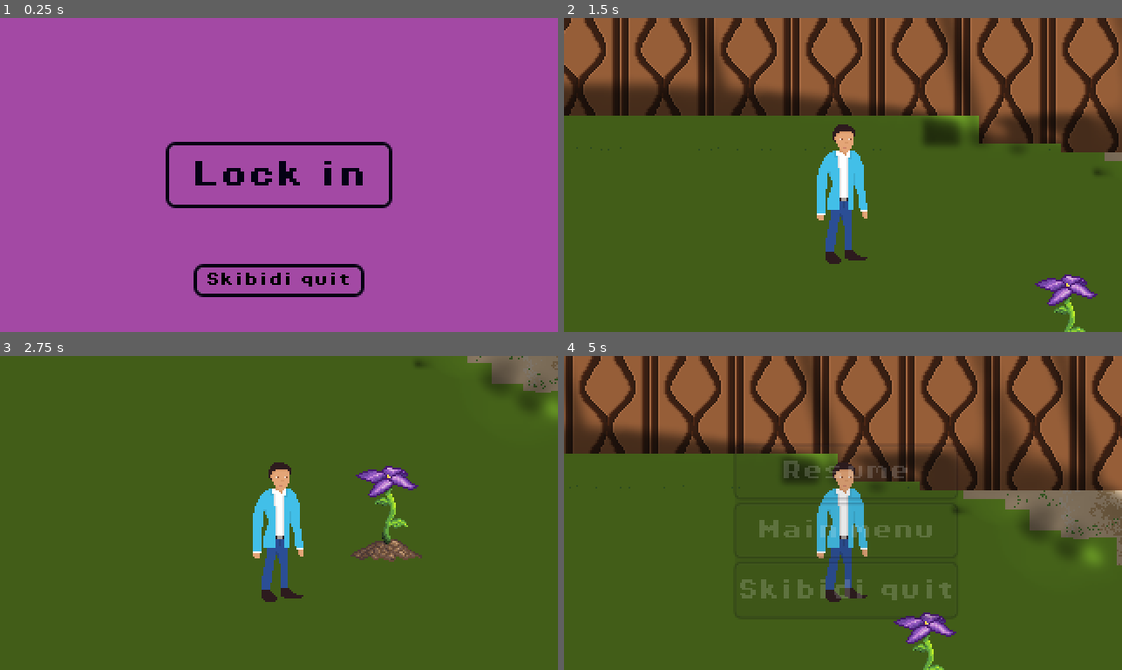
Above: before the commit, frames 1-4 (two rows, left to right).
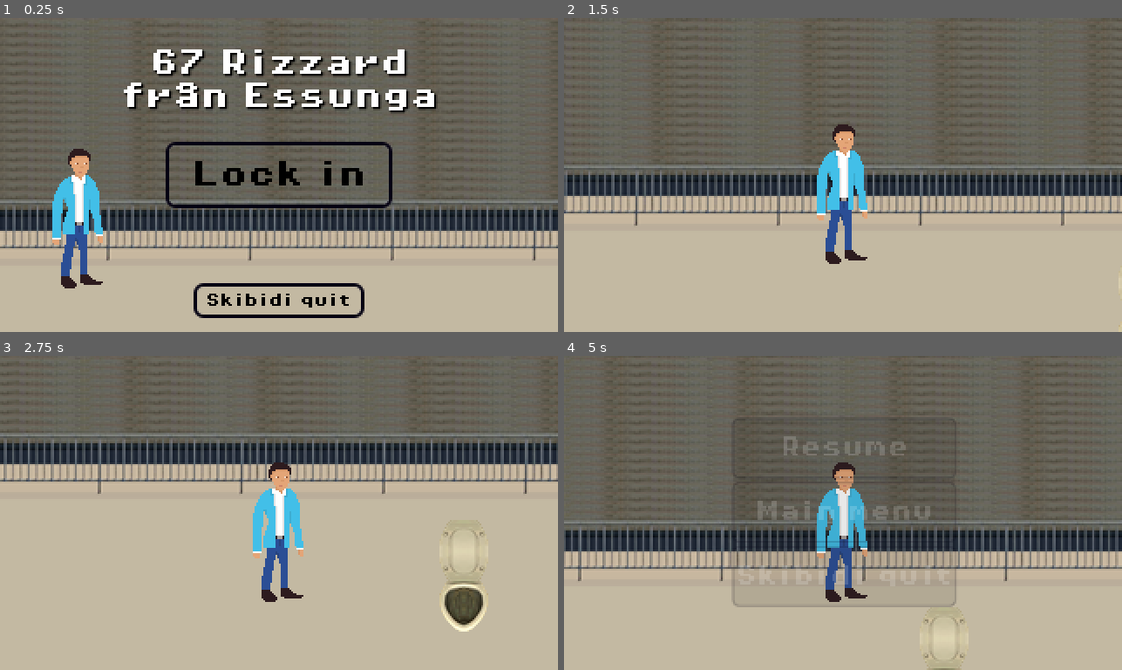
Above: after the commit, the same moments.

Repository: RebeckaWillig/Spelsylt
Game: Godot game, scene res://Scenes/67_Rizzard.tscn
Same seed, same stepped clock (60 frames per second), same inputs: the game is played once before the commit and once after it.
Inputs:
- Up to frame 1 (0.25 s): no input
- Up to frame 2 (1.5 s): click "Lock in" at 0.5 s; tap Enter (ui_accept) at 1.25 s; hold Right (move_right) from 1.28 s (still down); tap E (interact) at 1.35 s
- Up to frame 3 (2.75 s): tap Enter (ui_accept) at 1.52, 2.27 s; release Right (move_right) at 2.03 s; hold Down (move_down) from 2.03 s (still down); tap E (interact) at 2.1 s
- Up to frame 4 (5 s): release Down (move_down) at 2.78 s; hold Right (move_right) 2.78-3.53 s; tap E (interact) at 2.85, 3.6, 4.35 s; hold W (move_up) 3.53-4.28 s; tap Enter (ui_accept) at 3.77, 4.52 s; hold Left (move_left) from 4.28 s (still down); tap Escape (escape) at 4.9 s

The runs differ from the first frame. In frame 1, 98% of the frame differs, in the area x 0-100%, y 0-100%; in frame 2, 98%; in frame 3, 97%; in frame 4, 97%.

Commit message:
Skibidi toilet animation

Diff:
--- a/67_Rizzard/Scenes/67_Rizzard.tscn
+++ b/67_Rizzard/Scenes/67_Rizzard.tscn
@@ -1,12 +1,13 @@
-[gd_scene load_steps=11 format=3 uid="uid://bnfdv5buugn7x"]
+[gd_scene load_steps=16 format=3 uid="uid://bnfdv5buugn7x"]
 
 [ext_resource type="Script" uid="uid://cnasi1w5dn54x" path="res://Scripts/67_Rizzard.gd" id="1_c3kur"]
 [ext_resource type="PackedScene" uid="uid://ds2i6x1rjyxbi" path="res://Scenes/main_menu.tscn" id="2_jyn26"]
 [ext_resource type="PackedScene" uid="uid://d0c75cj2hajel" path="res://Scenes/player.tscn" id="3_ctpxx"]
 [ext_resource type="PackedScene" uid="uid://d01yg0lqd51vr" path="res://Scenes/bench.tscn" id="4_j5na4"]
 [ext_resource type="PackedScene" uid="uid://dufd4qvhdh14w" path="res://Scenes/pause_menu.tscn" id="5_irttw"]
-[ext_resource type="Texture2D" uid="uid://do384tdgw2syb" path="res://Assets/Sprites/background.png" id="6_c3kur"]
+[ext_resource type="Texture2D" uid="uid://dhq2r18ckppy6" path="res://Assets/Sprites/background2.png" id="7_ctpxx"]
 [ext_resource type="PackedScene" uid="uid://lofb48hdus6c" path="res://Scenes/flower.tscn" id="7_jyn26"]
+[ext_resource type="PackedScene" uid="uid://cuvpnhqkkf1ms" path="res://Scenes/skibidi.tscn" id="8_ctpxx"]
 
 [sub_resource type="Animation" id="Animation_fd4e3"]
 length = 0.001
@@ -45,19 +46,31 @@
 &"zoom": SubResource("Animation_f1ek2")
 }
 
+[sub_resource type="RectangleShape2D" id="RectangleShape2D_ctpxx"]
+size = Vector2(162, 259.5)
+
+[sub_resource type="RectangleShape2D" id="RectangleShape2D_j5na4"]
+size = Vector2(162, 259.5)
+
+[sub_resource type="RectangleShape2D" id="RectangleShape2D_jyn26"]
+size = Vector2(2019, 259.5)
+
+[sub_resource type="RectangleShape2D" id="RectangleShape2D_irttw"]
+size = Vector2(2023, 259.5)
+
 [node name="67_Rizzard" type="Node"]
 script = ExtResource("1_c3kur")
 main_menu_scene = ExtResource("2_jyn26")
 
 [node name="player" parent="." instance=ExtResource("3_ctpxx")]
-z_index = 2
-position = Vector2(-1133, 84)
+z_index = -1
+position = Vector2(330, 850)
 
 [node name="Camera2D" type="Camera2D" parent="player"]
 position = Vector2(0, -13)
 
 [node name="bench" parent="." instance=ExtResource("4_j5na4")]
-position = Vector2(-1378, 165)
+position = Vector2(809, 927)
 
 [node name="Camera2D" type="Camera2D" parent="bench"]
 enabled = false
@@ -80,13 +93,41 @@
 [node name="MainMenu" parent="CanvasLayer2" instance=ExtResource("2_jyn26")]
 
 [node name="Background" type="Node2D" parent="."]
+z_index = -100
 
 [node name="Background" type="Sprite2D" parent="Background"]
 z_index = -100
-position = Vector2(-1263, 148.5)
-texture = ExtResource("6_c3kur")
+position = Vector2(1132, 847)
+texture = ExtResource("7_ctpxx")
+
+[node name="hitboxleft" type="StaticBody2D" parent="Background"]
+
+[node name="CollisionShape2D" type="CollisionShape2D" parent="Background/hitboxleft"]
+position = Vector2(229, 847)
+shape = SubResource("RectangleShape2D_ctpxx")
+
+[node name="hitboxright" type="StaticBody2D" parent="Background"]
+
+[node name="CollisionShape2D" type="CollisionShape2D" parent="Background/hitboxright"]
+position = Vector2(2039, 866)
+shape = SubResource("RectangleShape2D_j5na4")
+
+[node name="hitboxtop" type="StaticBody2D" parent="Background"]
+
+[node name="CollisionShape2D" type="CollisionShape2D" parent="Background/hitboxtop"]
+position = Vector2(1135.5, 732)
+shape = SubResource("RectangleShape2D_jyn26")
+
+[node name="hitboxbottom" type="StaticBody2D" parent="Background"]
+
+[node name="CollisionShape2D" type="CollisionShape2D" parent="Background/hitboxbottom"]
+position = Vector2(1132, 1060)
+shape = SubResource("RectangleShape2D_irttw")
 
 [node name="flower" parent="." instance=ExtResource("7_jyn26")]
-position = Vector2(-980, 157)
+position = Vector2(1018, 903)
+
+[node name="skibidi" parent="." instance=ExtResource("8_ctpxx")]
+position = Vector2(526, 913)
 
 [connection signal="timeout" from="Timer" to="." method="_on_timer_timeout"]
--- a/67_Rizzard/Scenes/flower.tscn
+++ b/67_Rizzard/Scenes/flower.tscn
@@ -474,7 +474,7 @@
 }]
 
 [sub_resource type="RectangleShape2D" id="RectangleShape2D_88g82"]
-size = Vector2(44, 49)
+size = Vector2(72, 52)
 
 [sub_resource type="RectangleShape2D" id="RectangleShape2D_hbmji"]
 size = Vector2(38, 10)
@@ -496,7 +496,7 @@
 animation = &"day2"
 
 [node name="CollisionShape2D" type="CollisionShape2D" parent="."]
-position = Vector2(14, 24.5)
+position = Vector2(0, 21)
 shape = SubResource("RectangleShape2D_88g82")
 
 [node name="hitbox" type="StaticBody2D" parent="."]
--- a/67_Rizzard/Scenes/main_menu.tscn
+++ b/67_Rizzard/Scenes/main_menu.tscn
@@ -1,11 +1,33 @@
-[gd_scene load_steps=9 format=3 uid="uid://ds2i6x1rjyxbi"]
+[gd_scene load_steps=13 format=3 uid="uid://ds2i6x1rjyxbi"]
 
 [ext_resource type="Script" uid="uid://3n5pba6edtxh" path="res://Scripts/main_menu.gd" id="1_1ehe0"]
-[ext_resource type="Texture2D" uid="uid://6colkxksldmu" path="res://Assets/Sprites/mainmenu.png" id="2_1ehe0"]
+[ext_resource type="Texture2D" uid="uid://dhq2r18ckppy6" path="res://Assets/Sprites/background2.png" id="2_ce3w2"]
+[ext_resource type="Texture2D" uid="uid://c2f1fabalbqjx" path="res://Assets/Sprites/Rizzard.png" id="3_ce3w2"]
 [ext_resource type="FontFile" uid="uid://djy8vr5snm1km" path="res://Assets/Fonts/PixelOperator8-Bold.ttf" id="3_n45e2"]
 
 [sub_resource type="StyleBoxTexture" id="StyleBoxTexture_erv1k"]
-texture = ExtResource("2_1ehe0")
+
+[sub_resource type="AtlasTexture" id="AtlasTexture_n45e2"]
+atlas = ExtResource("3_ce3w2")
+region = Rect2(0, 0, 40, 80)
+
+[sub_resource type="AtlasTexture" id="AtlasTexture_opfnp"]
+atlas = ExtResource("3_ce3w2")
+region = Rect2(40, 0, 40, 80)
+
+[sub_resource type="SpriteFrames" id="SpriteFrames_cp0ys"]
+animations = [{
+"frames": [{
+"duration": 1.0,
+"texture": SubResource("AtlasTexture_n45e2")
+}, {
+"duration": 1.0,
+"texture": SubResource("AtlasTexture_opfnp")
+}],
+"loop": true,
+"name": &"default",
+"speed": 2.0
+}]
 
 [sub_resource type="StyleBoxFlat" id="StyleBoxFlat_ce3w2"]
 bg_color = Color(0.6, 0.6, 0.6, 0)
@@ -83,6 +105,34 @@
 theme_override_styles/panel = SubResource("StyleBoxTexture_erv1k")
 metadata/_edit_use_anchors_ = true
 
+[node name="Sprite2D" type="Sprite2D" parent="Panel"]
+position = Vector2(62, 120)
+texture = ExtResource("2_ce3w2")
+
+[node name="Rizzard" type="AnimatedSprite2D" parent="Panel"]
+position = Vector2(43, 115)
+sprite_frames = SubResource("SpriteFrames_cp0ys")
+
+[node name="Title" type="VBoxContainer" parent="."]
+layout_mode = 1
+anchors_preset = -1
+anchor_top = 0.10977778
+anchor_right = 1.0
+anchor_bottom = 0.28577778
+grow_horizontal = 0
+grow_vertical = 2
+theme_override_constants/separation = 9
+metadata/_edit_use_anchors_ = true
+
+[node name="Label" type="Label" parent="Title"]
+layout_mode = 2
+theme_override_colors/font_shadow_color = Color(0, 0, 0, 1)
+theme_override_fonts/font = ExtResource("3_n45e2")
+theme_override_font_sizes/font_size = 16
+text = "67 Rizzard
+från Essunga"
+horizontal_alignment = 1
+
 [node name="VBoxContainer" type="VBoxContainer" parent="."]
 layout_mode = 1
 anchors_preset = -1
@@ -98,10 +148,10 @@
 [node name="ButtonStart" type="Button" parent="VBoxContainer"]
 layout_mode = 2
 size_flags_vertical = 3
-theme_override_colors/font_color = Color(0.015686275, 0.003921569, 0.078431375, 1)
-theme_override_colors/font_focus_color = Color(0, 0, 0, 1)
-theme_override_colors/font_pressed_color = Color(0, 0, 0, 1)
-theme_override_colors/font_hover_color = Color(0, 0, 0, 1)
+theme_override_colors/font_color = Color(0, 0, 0, 1)
+theme_override_colors/font_focus_color = Color(1, 1, 1, 1)
+theme_override_colors/font_pressed_color = Color(1, 1, 1, 1)
+theme_override_colors/font_hover_color = Color(1, 1, 1, 1)
 theme_override_fonts/font = ExtResource("3_n45e2")
 theme_override_font_sizes/font_size = 16
 theme_override_styles/normal = SubResource("StyleBoxFlat_ce3w2")
@@ -114,9 +164,9 @@
 layout_mode = 1
 anchors_preset = -1
 anchor_left = 0.35
-anchor_top = 0.7861111
+anchor_top = 0.85
 anchor_right = 0.65
-anchor_bottom = 0.88055557
+anchor_bottom = 0.95
 grow_horizontal = 0
 grow_vertical = 2
 theme_override_constants/separation = 9
--- a/67_Rizzard/Scenes/pause_menu.tscn
+++ b/67_Rizzard/Scenes/pause_menu.tscn
@@ -147,10 +147,10 @@
 modulate = Color(1, 1, 1, 0)
 layout_mode = 1
 anchors_preset = -1
-anchor_left = 0.40329856
-anchor_top = 0.28395063
-anchor_right = 0.60505635
-anchor_bottom = 0.72665894
+anchor_left = 0.4
+anchor_top = 0.2
+anchor_right = 0.6
+anchor_bottom = 0.7
 offset_right = 43.041656
 offset_bottom = 53.125
 grow_horizontal = 2
--- a/67_Rizzard/Scenes/player.tscn
+++ b/67_Rizzard/Scenes/player.tscn
@@ -43,7 +43,7 @@
 script = ExtResource("1_6t5aa")
 
 [node name="body" type="AnimatedSprite2D" parent="."]
-z_index = 1
+z_index = -1
 position = Vector2(-2, -2)
 sprite_frames = SubResource("SpriteFrames_3smsa")
 
@@ -63,5 +63,4 @@
 [node name="eating" type="AudioStreamPlayer" parent="."]
 bus = &"Eating"
 
-[connection signal="animation_finished" from="body" to="." method="_on_body_animation_finished"]
 [connection signal="timeout" from="Timer" to="." method="_on_timer_timeout"]
--- /dev/null
+++ b/67_Rizzard/Scenes/skibidi.tscn
@@ -0,0 +1,194 @@
+[gd_scene load_steps=24 format=3 uid="uid://cuvpnhqkkf1ms"]
+
+[ext_resource type="Script" uid="uid://lkse7uih36qf" path="res://Scripts/skibidi.gd" id="1_wel2w"]
+[ext_resource type="Texture2D" uid="uid://40h8kly5mj3d" path="res://Assets/Sprites/skibidi.png" id="2_yl4v2"]
+
+[sub_resource type="AtlasTexture" id="AtlasTexture_wel2w"]
+atlas = ExtResource("2_yl4v2")
+region = Rect2(0, 0, 32, 64)
+
+[sub_resource type="AtlasTexture" id="AtlasTexture_yl4v2"]
+atlas = ExtResource("2_yl4v2")
+region = Rect2(32, 0, 32, 64)
+
+[sub_resource type="AtlasTexture" id="AtlasTexture_nfvu6"]
+atlas = ExtResource("2_yl4v2")
+region = Rect2(64, 0, 32, 64)
+
+[sub_resource type="AtlasTexture" id="AtlasTexture_f8xgj"]
+atlas = ExtResource("2_yl4v2")
+region = Rect2(96, 0, 32, 64)
+
+[sub_resource type="AtlasTexture" id="AtlasTexture_7keql"]
+atlas = ExtResource("2_yl4v2")
+region = Rect2(128, 0, 32, 64)
+
+[sub_resource type="AtlasTexture" id="AtlasTexture_q4mhw"]
+atlas = ExtResource("2_yl4v2")
+region = Rect2(160, 0, 32, 64)
+
+[sub_resource type="AtlasTexture" id="AtlasTexture_1wtak"]
+atlas = ExtResource("2_yl4v2")
+region = Rect2(192, 0, 32, 64)
+
+[sub_resource type="AtlasTexture" id="AtlasTexture_06pqm"]
+atlas = ExtResource("2_yl4v2")
+region = Rect2(224, 0, 32, 64)
+
+[sub_resource type="AtlasTexture" id="AtlasTexture_dpq2n"]
+atlas = ExtResource("2_yl4v2")
+region = Rect2(256, 0, 32, 64)
+
+[sub_resource type="AtlasTexture" id="AtlasTexture_p1js6"]
+atlas = ExtResource("2_yl4v2")
+region = Rect2(288, 0, 32, 64)
+
+[sub_resource type="AtlasTexture" id="AtlasTexture_pgfgr"]
+atlas = ExtResource("2_yl4v2")
+region = Rect2(320, 0, 32, 64)
+
+[sub_resource type="AtlasTexture" id="AtlasTexture_e3w1m"]
+atlas = ExtResource("2_yl4v2")
+region = Rect2(352, 0, 32, 64)
+
+[sub_resource type="AtlasTexture" id="AtlasTexture_4nk14"]
+atlas = ExtResource("2_yl4v2")
+region = Rect2(384, 0, 32, 64)
+
+[sub_resource type="AtlasTexture" id="AtlasTexture_o3id2"]
+atlas = ExtResource("2_yl4v2")
+region = Rect2(416, 0, 32, 64)
+
+[sub_resource type="AtlasTexture" id="AtlasTexture_squ31"]
+atlas = ExtResource("2_yl4v2")
+region = Rect2(448, 0, 32, 64)
+
+[sub_resource type="AtlasTexture" id="AtlasTexture_bdyf1"]
+atlas = ExtResource("2_yl4v2")
+region = Rect2(480, 0, 32, 64)
+
+[sub_resource type="AtlasTexture" id="AtlasTexture_lshtk"]
+atlas = ExtResource("2_yl4v2")
+region = Rect2(512, 0, 32, 64)
+
+[sub_resource type="AtlasTexture" id="AtlasTexture_8o5wf"]
+atlas = ExtResource("2_yl4v2")
+region = Rect2(544, 0, 32, 64)
+
+[sub_resource type="SpriteFrames" id="SpriteFrames_2lx3i"]
+animations = [{
+"frames": [{
+"duration": 1.0,
+"texture": SubResource("AtlasTexture_wel2w")
+}],
+"loop": true,
+"name": &"default",
+"speed": 5.0
+}, {
+"frames": [{
+"duration": 1.0,
+"texture": SubResource("AtlasTexture_yl4v2")
+}, {
+"duration": 1.0,
+"texture": SubResource("AtlasTexture_nfvu6")
+}, {
+"duration": 1.0,
+"texture": SubResource("AtlasTexture_f8xgj")
+}, {
+"duration": 1.0,
+"texture": SubResource("AtlasTexture_7keql")
+}, {
+"duration": 1.0,
+"texture": SubResource("AtlasTexture_q4mhw")
+}, {
+"duration": 1.0,
+"texture": SubResource("AtlasTexture_1wtak")
+}, {
+"duration": 1.0,
+"texture": SubResource("AtlasTexture_06pqm")
+}, {
+"duration": 1.0,
+"texture": SubResource("AtlasTexture_dpq2n")
+}, {
+"duration": 1.0,
+"texture": SubResource("AtlasTexture_p1js6")
+}, {
+"duration": 1.0,
+"texture": SubResource("AtlasTexture_pgfgr")
+}, {
+"duration": 1.0,
+"texture": SubResource("AtlasTexture_e3w1m")
+}, {
+"duration": 1.0,
+"texture": SubResource("AtlasTexture_4nk14")
+}, {
+"duration": 1.0,
+"texture": SubResource("AtlasTexture_o3id2")
+}, {
+"duration": 1.0,
+"texture": SubResource("AtlasTexture_squ31")
+}, {
+"duration": 1.0,
+"texture": SubResource("AtlasTexture_bdyf1")
+}, {
+"duration": 1.0,
+"texture": SubResource("AtlasTexture_lshtk")
+}, {
+"duration": 1.0,
+"texture": SubResource("AtlasTexture_8o5wf")
+}, {
+"duration": 1.0,
+"texture": SubResource("AtlasTexture_pgfgr")
+}, {
+"duration": 1.0,
+"texture": SubResource("AtlasTexture_e3w1m")
+}, {
+"duration": 1.0,
+"texture": SubResource("AtlasTexture_4nk14")
+}, {
+"duration": 1.0,
+"texture": SubResource("AtlasTexture_o3id2")
+}, {
+"duration": 1.0,
+"texture": SubResource("AtlasTexture_squ31")
+}, {
+"duration": 1.0,
+"texture": SubResource("AtlasTexture_bdyf1")
+}, {
+"duration": 1.0,
+"texture": SubResource("AtlasTexture_lshtk")
+}, {
+"duration": 1.0,
+"texture": SubResource("AtlasTexture_8o5wf")
+}],
+"loop": false,
+"name": &"skibidi",
+"speed": 24.0
+}]
+
+[sub_resource type="RectangleShape2D" id="RectangleShape2D_wel2w"]
+size = Vector2(66, 65)
+
+[sub_resource type="RectangleShape2D" id="RectangleShape2D_yl4v2"]
+size = Vector2(34, 31)
+
+[node name="skibidi" type="Area2D"]
+script = ExtResource("1_wel2w")
+
+[node name="toilet" type="AnimatedSprite2D" parent="."]
+sprite_frames = SubResource("SpriteFrames_2lx3i")
+animation = &"skibidi"
+
+[node name="CollisionShape2D" type="CollisionShape2D" parent="."]
+position = Vector2(0, -5.5)
+shape = SubResource("RectangleShape2D_wel2w")
+
+[node name="hitbox" type="StaticBody2D" parent="."]
+
+[node name="CollisionShape2D" type="CollisionShape2D" parent="hitbox"]
+position = Vector2(0, 17.5)
+shape = SubResource("RectangleShape2D_yl4v2")
+
+[connection signal="body_entered" from="." to="." method="_on_body_entered"]
+[connection signal="body_exited" from="." to="." method="_on_body_exited"]
+[connection signal="animation_finished" from="toilet" to="." method="_on_toilet_animation_finished"]
--- /dev/null
+++ b/67_Rizzard/Scripts/gamestate.gd
@@ -0,0 +1,3 @@
+extends Node
+
+var input_enabled = false
--- a/67_Rizzard/Scripts/main_menu.gd
+++ b/67_Rizzard/Scripts/main_menu.gd
@@ -1,6 +1,10 @@
 extends Control
 
+func _ready() -> void:
+	$Panel/Rizzard.play("default")
+
 func _on_start_pressed() -> void:
+	Gamestate.input_enabled = true
 	queue_free()
 
 func _on_exit_pressed() -> void:
--- a/67_Rizzard/Scripts/pause_menu.gd
+++ b/67_Rizzard/Scripts/pause_menu.gd
@@ -5,15 +5,15 @@
 	get_tree().paused = false
 	animation_player.play("RESET")
 
-func resume():
+func resume() -> void:
 	get_tree().paused = false
 	animation_player.play_backwards("blur")
 
-func pause():
+func pause() -> void:
 	get_tree().paused = true
 	animation_player.play("blur")
 
-func testEsc():
+func testEsc() -> void:
 	if get_tree().get_root().find_child("MainMenu", true, false) != null:
 		return
 	if Input.is_action_just_pressed("escape") and !get_tree().paused:
--- a/67_Rizzard/Scripts/player.gd
+++ b/67_Rizzard/Scripts/player.gd
@@ -1,16 +1,20 @@
 extends CharacterBody2D
 const DEBUG_MODE = false
 const SPEED = 120
+const START_POSITION = Vector2(330, 850)
 var timeout = false
 var animation_finished = true
 signal interaction
 
 func _ready() -> void:
+	position = START_POSITION
 	$body.play("default")
 	for i in get_tree().get_nodes_in_group("interactable"):
 		pass
 
 func _process(_delta: float) -> void:
+	if not Gamestate.input_enabled:
+		return
 	var interacted = Input.is_action_just_pressed("interact")
 	if interacted:
 		interaction.emit()
@@ -20,6 +24,8 @@
 	move_and_slide()
 
 func get_movement() -> void:
+	if not Gamestate.input_enabled:
+		return
 	var direction_x = Input.get_axis("move_left","move_right")
 	var direction_y = Input.get_axis("move_up","move_down")
 	var local_direction = Vector2(direction_x,direction_y).normalized()
--- /dev/null
+++ b/67_Rizzard/Scripts/skibidi.gd
@@ -0,0 +1,26 @@
+extends Area2D
+var in_player = false
+
+func _ready() -> void:
+	get_node("../player").interaction.connect(_on_interaction)
+	$toilet.play("default")
+
+func _on_interaction() -> void:
+	if in_player:
+		print("Player interacts with " + self.name)
+		Gamestate.input_enabled = false
+		$toilet.play("skibidi")
+
+func _on_body_entered(body: Node2D) -> void:
+	if body.name == "player":
+		print("Player is in " + self.name)
+		in_player = true
+
+func _on_body_exited(body: Node2D) -> void:
+	if body.name == "player":
+		print("Player has left " + self.name)
+		in_player = false
+
+func _on_toilet_animation_finished() -> void:
+	Gamestate.input_enabled = true
+	$toilet.play("default")
--- a/67_Rizzard/project.godot
+++ b/67_Rizzard/project.godot
@@ -22,6 +22,7 @@
 [autoload]
 
 Music="*res://Scenes/music.tscn"
+Gamestate="*res://Scripts/gamestate.gd"
 
 [display]
 
Binary file changed: 67_Rizzard/Assets/Sprites/background.aseprite
Binary file changed: 67_Rizzard/Assets/Sprites/background.png
Binary file added: 67_Rizzard/Assets/Sprites/background2.aseprite
Binary file added: 67_Rizzard/Assets/Sprites/background2.png
Not shown, added: 67_Rizzard/Assets/Sprites/background2.png.import
Binary file added: 67_Rizzard/Assets/Sprites/skibidi.aseprite
Binary file added: 67_Rizzard/Assets/Sprites/skibidi.png
Not shown, added: 67_Rizzard/Assets/Sprites/skibidi.png.import
Binary file added: 67_Rizzard/Assets/Sprites/skibiditoilet.png
Not shown, added: 67_Rizzard/Assets/Sprites/skibiditoilet.png.import
Not shown, added: 67_Rizzard/Scripts/gamestate.gd.uid
Not shown, added: 67_Rizzard/Scripts/skibidi.gd.uid
